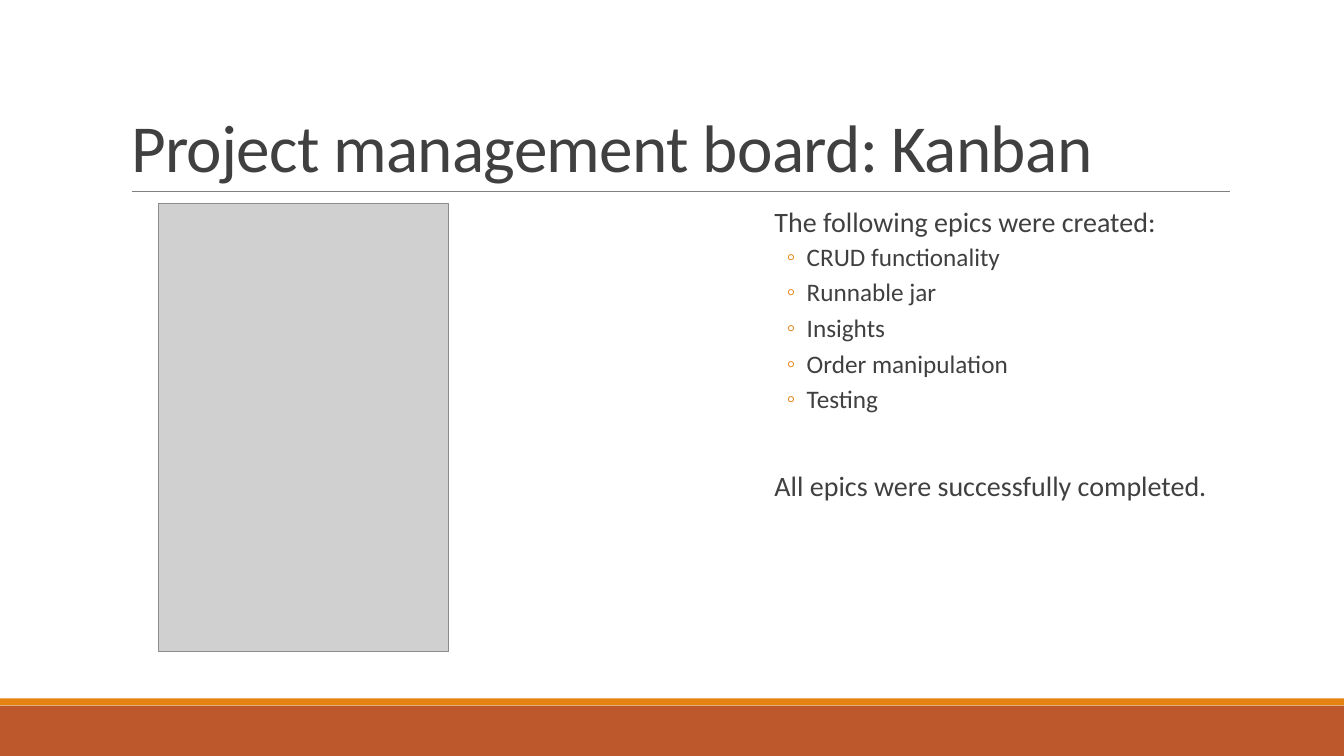
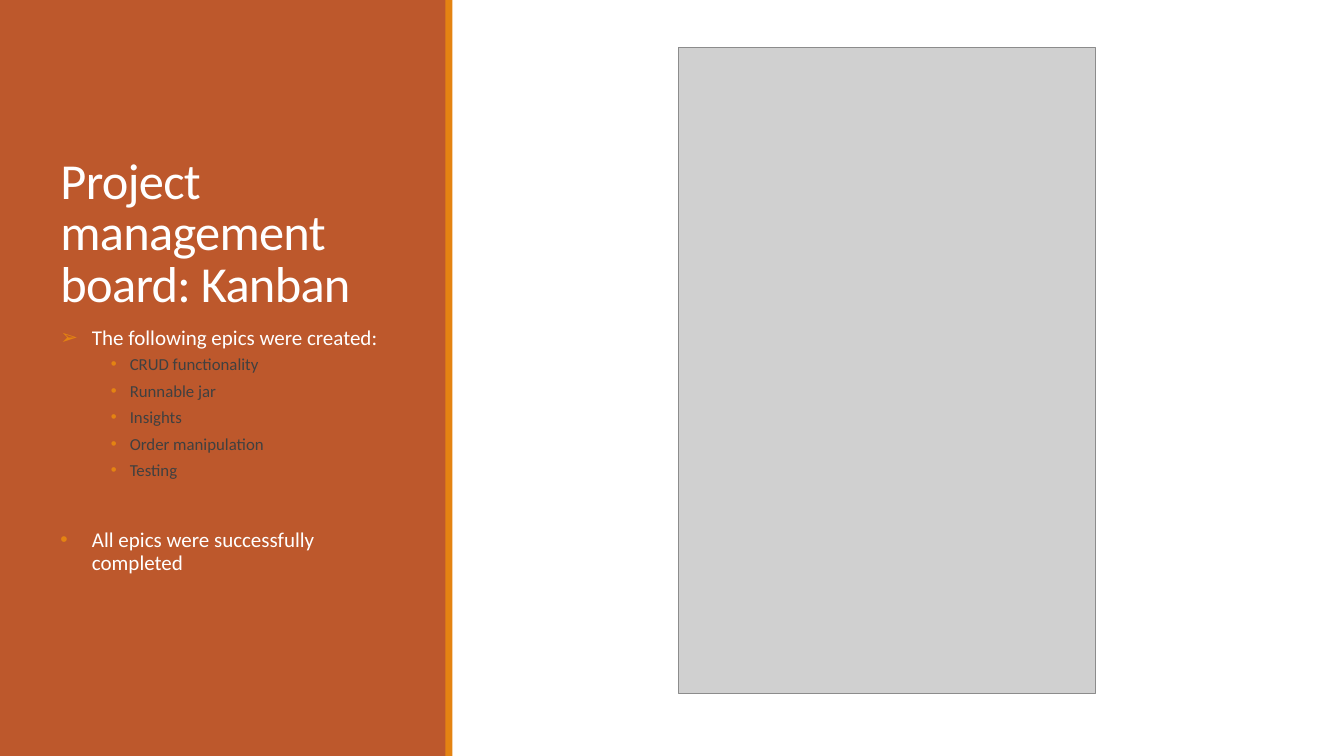
Before and after one commit to ayub96/Project-Inventory-Management-System, a slide deck: slide 13 of Documentation/IMS Project presentation.pptx (slide 12 before the commit). Drawn at 1344x756 pixels with LibreOffice and Linux fonts; fonts in the diff are those of the drawing; grey boxes stand for pictures. Boxes give left, top, right and bottom in pixels: in the first picture for what was removed or moved away, otherwise in the second. Text is boxed around its words. In the diff, an @@ line names an element or a change of style, - is before the commit and + after.

```diff
--- a/Documentation/IMS Project presentation.pptx
+++ b/Documentation/IMS Project presentation.pptx
@@ rectangle added at (0,0,447,756), fill #BD582C @@
@@ rectangle added at (446,0,453,756), fill #E48312 @@
@@ picture: place and size @@
-picture at (159,204,450,652)
+picture at (679,47,1096,693)
@@ title "Project management board: Kanban": place and size @@
-title "Project management board: Kanban" at (131,125,1092,184)
+title "Project management board: Kanban" at (60,164,351,303)
@@ title "Project management board: Kanban" at (60,164,351,303): size 48 to 36 pt, text colour #404040 to #FFFFFF @@
@@ line removed from (132, 192) to (1231, 192) @@
@@ text "The following epics were created:": place and size @@
-text "The following epics were created:" at (774,212,1207,501)
+text "The following epics were created:" at (92,330,377,574)
@@ text at (92,330,377,479): size 20 to 15 pt, text colour #404040 to #FFFFFF in "The following epics were created:"; size 18 to 12 pt in "CRUD functionality", "Runnable jar", "Insights", "Order manipulation" and 1 more places; bullet   to ➢; bullet ◦ to • @@
@@ text at (92,532,314,574): text changed; size 20 to 15 pt; text colour #404040 to #FFFFFF @@
-  All epics were successfully completed.
+• All epics were successfully completed
@@ rectangle removed at (0,706,1344,756) @@
@@ rectangle removed at (0,699,1344,706) @@
```
Also in this commit, not shown: 13 other slides changed, 7 slides added, 6 slides removed, 10 other files.
